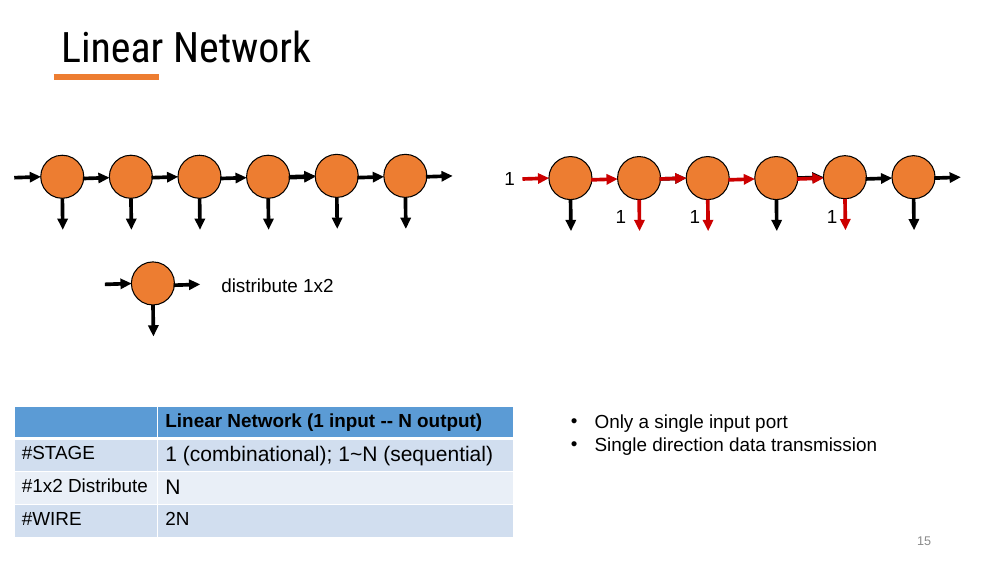
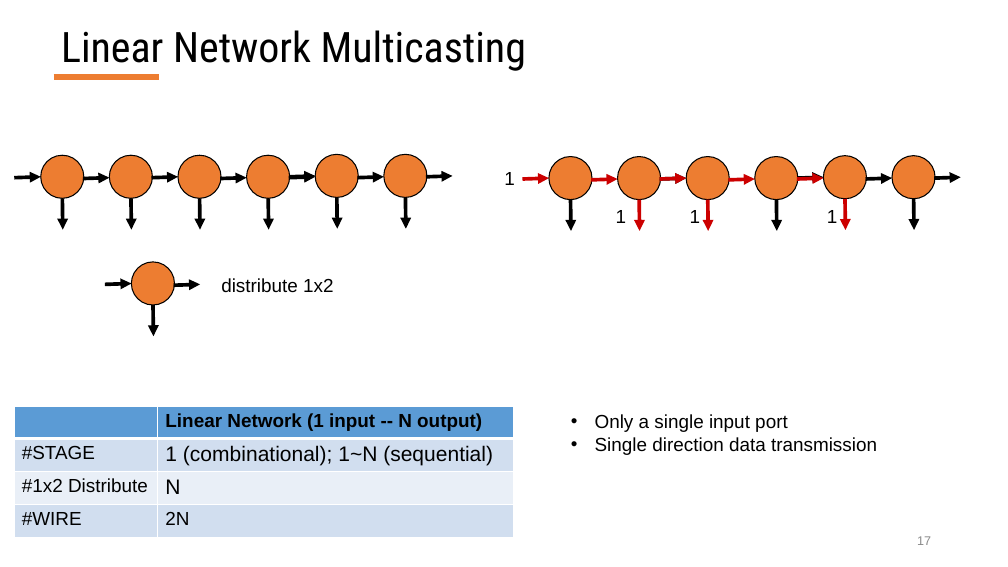
Before and after one commit to georgia-tech-synergy-lab/AcceleratorNoC, a slide deck: slide 17 of RTL_MicroSwitches_Jianming.pptx (slide 15 before the commit). Drawn at 1008x567 pixels with LibreOffice and Linux fonts; fonts in the diff are those of the drawing. Boxes give left, top, right and bottom in pixels: in the first picture for what was removed or moved away, otherwise in the second. Text is boxed around its words. In the diff, an @@ line names an element or a change of style, - is before the commit and + after.

Commit message:
add system intergration folder with crossbar and linera network

```diff
--- a/RTL_MicroSwitches_Jianming.pptx
+++ b/RTL_MicroSwitches_Jianming.pptx
@@ title at (61,30,526,71): text changed @@
-Linear Network
+Linear Network Multicasting
@@ page number at (917,536,931,545): text changed @@
-15
+17
```
Also in this commit, not shown: 4 other slides changed, 7 slides added, 40 other files.
